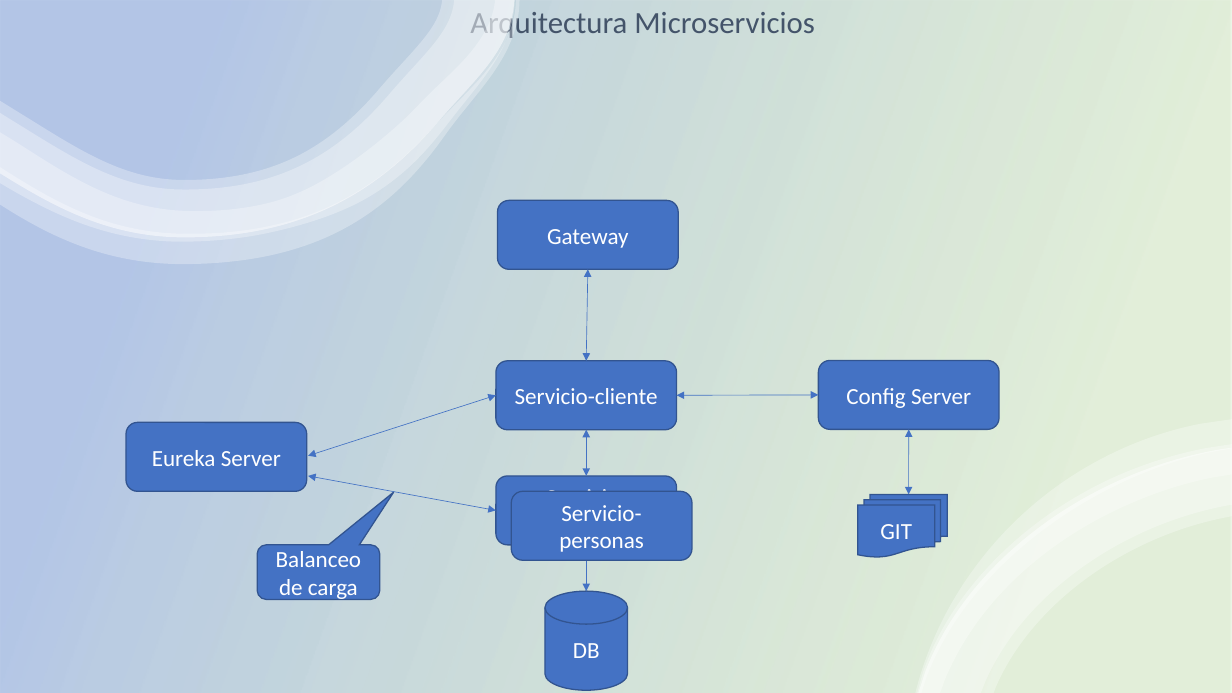
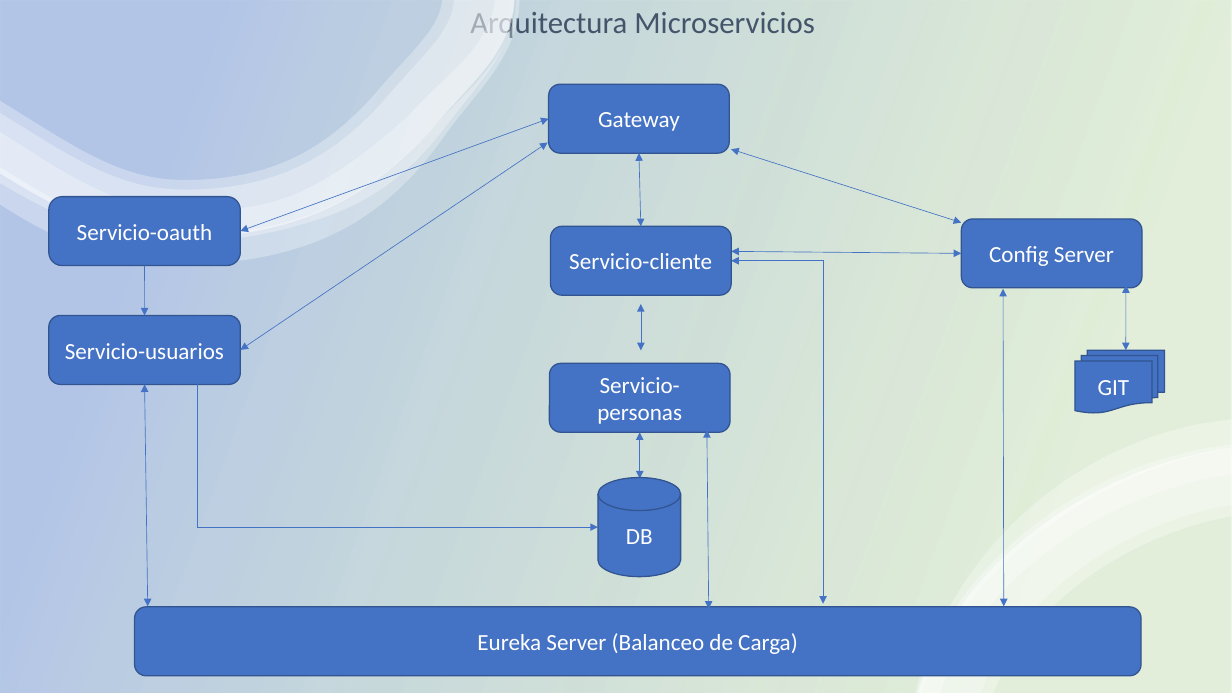
Before and after one commit to eospino05/microservicios, a slide deck: slide 1 of Arquitectura.pptx. Drawn at 1232x693 pixels with LibreOffice and Linux fonts; fonts in the diff are those of the drawing. Boxes give left, top, right and bottom in pixels: in the first picture for what was removed or moved away, otherwise in the second. Text is boxed around its words. In the diff, an @@ line names an element or a change of style, - is before the commit and + after.

Commit message:
- Se carga servicio de autorizacion que permite generar el token con OAuth2 - Se agrega archivos complemetarios de mvn que qudaron pendientes por subir

```diff
--- a/Arquitectura.pptx
+++ b/Arquitectura.pptx
@@ rounded rectangle "Gateway": place and size @@
-rounded rectangle "Gateway" at (497,201,678,270)
+rounded rectangle "Gateway" at (549,84,730,153)
@@ double arrow added from (240, 231) to (549, 118), #4472C4 0.5 pt @@
@@ double arrow added from (240, 350) to (548, 142), #4472C4 0.5 pt @@
@@ double arrow moved from (588, 269) - (586, 361) to (640, 153) - (641, 226) @@
@@ double arrow moved from (308, 456) - (496, 396) to (731, 150) - (961, 223) @@
@@ rounded rectangle added at (49,197,240,266), fill #4472C4, outline #325491 1 pt, 18 pt, text #FFFFFF @@
+Servicio-oauth
@@ rounded rectangle "Servicio-cliente": place and size @@
-rounded rectangle "Servicio-cliente" at (496,361,677,431)
+rounded rectangle "Servicio-cliente" at (551,226,732,296)
@@ rounded rectangle "Config Server": place and size @@
-rounded rectangle "Config Server" at (819,360,1000,430)
+rounded rectangle "Config Server" at (961,219,1142,288)
@@ arrow added from (144, 265) to (145, 315), #4472C4 0.5 pt @@
@@ double arrow moved from (677, 396) - (819, 395) to (731, 251) - (961, 253) @@
@@ elbow double arrow added from (731, 261) to (823, 604), #4472C4 0.5 pt @@
@@ double arrow added from (1004, 606) to (1004, 289), #4472C4 0.5 pt @@
@@ double arrow moved from (909, 430) - (909, 494) to (1127, 286) - (1126, 350) @@
@@ rounded rectangle added at (49,315,240,384), fill #4472C4, outline #325491 1 pt, 18 pt, text #FFFFFF @@
+Servicio-usuarios
@@ double arrow moved from (586, 430) - (586, 476) to (641, 304) - (641, 350) @@
@@ flow chart multidocument "GIT": place and size @@
-flow chart multidocument "GIT" at (858,494,947,557)
+flow chart multidocument "GIT" at (1075,350,1165,413)
@@ double arrow added from (144, 384) to (148, 606), #4472C4 0.5 pt @@
@@ elbow arrow added from (197, 382) to (598, 528), #4472C4 0.5 pt @@
@@ rounded rectangle "Servicio-personas": place and size @@
-rounded rectangle "Servicio-personas" at (496,476,677,545)
+rounded rectangle "Servicio-personas" at (550,363,731,433)
@@ double arrow moved from (586, 545) - (586, 592) to (640, 433) - (640, 479) @@
@@ double arrow moved from (496, 510) - (308, 476) to (709, 609) - (707, 430) @@
@@ cylinder "DB": place and size @@
-cylinder "DB" at (545,592,628,690)
+cylinder "DB" at (598,478,680,577)
@@ rounded rectangle removed at (511,492,692,561) @@
-Servicio-personas
@@ rounded speech box removed at (257,545,380,600) @@
-Balanceo de carga
@@ rounded rectangle "Eureka Server (Balanceo de Carga)": place and size @@
-rounded rectangle "Eureka Server (Balanceo de Carga)" at (126,422,307,492)
+rounded rectangle "Eureka Server (Balanceo de Carga)" at (135,607,1141,677)
@@ text in rounded rectangle at (477,633,798,654): text changed @@
-Eureka Server
+Eureka Server (Balanceo de Carga)
```
Also in this commit, not shown: 15 other files.
